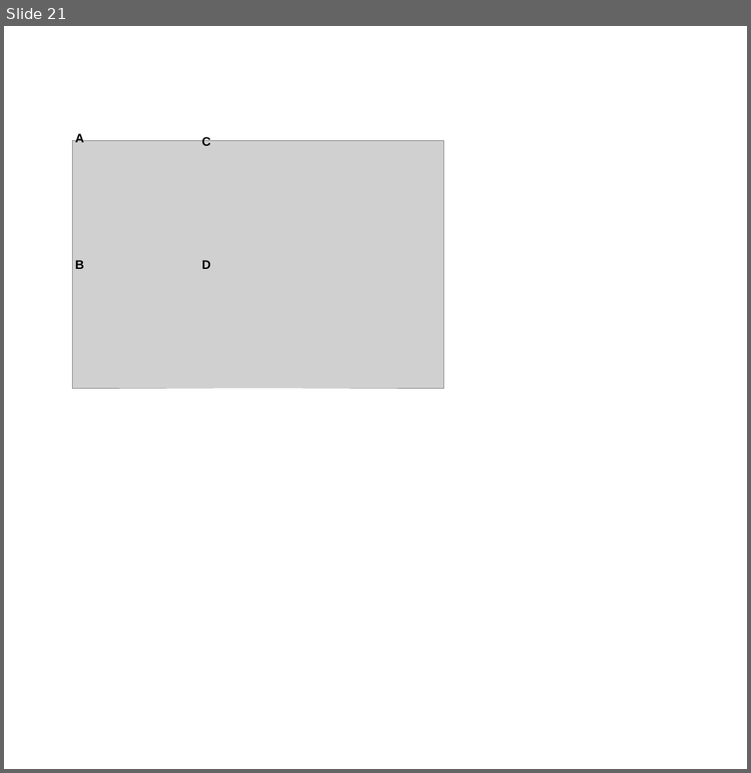
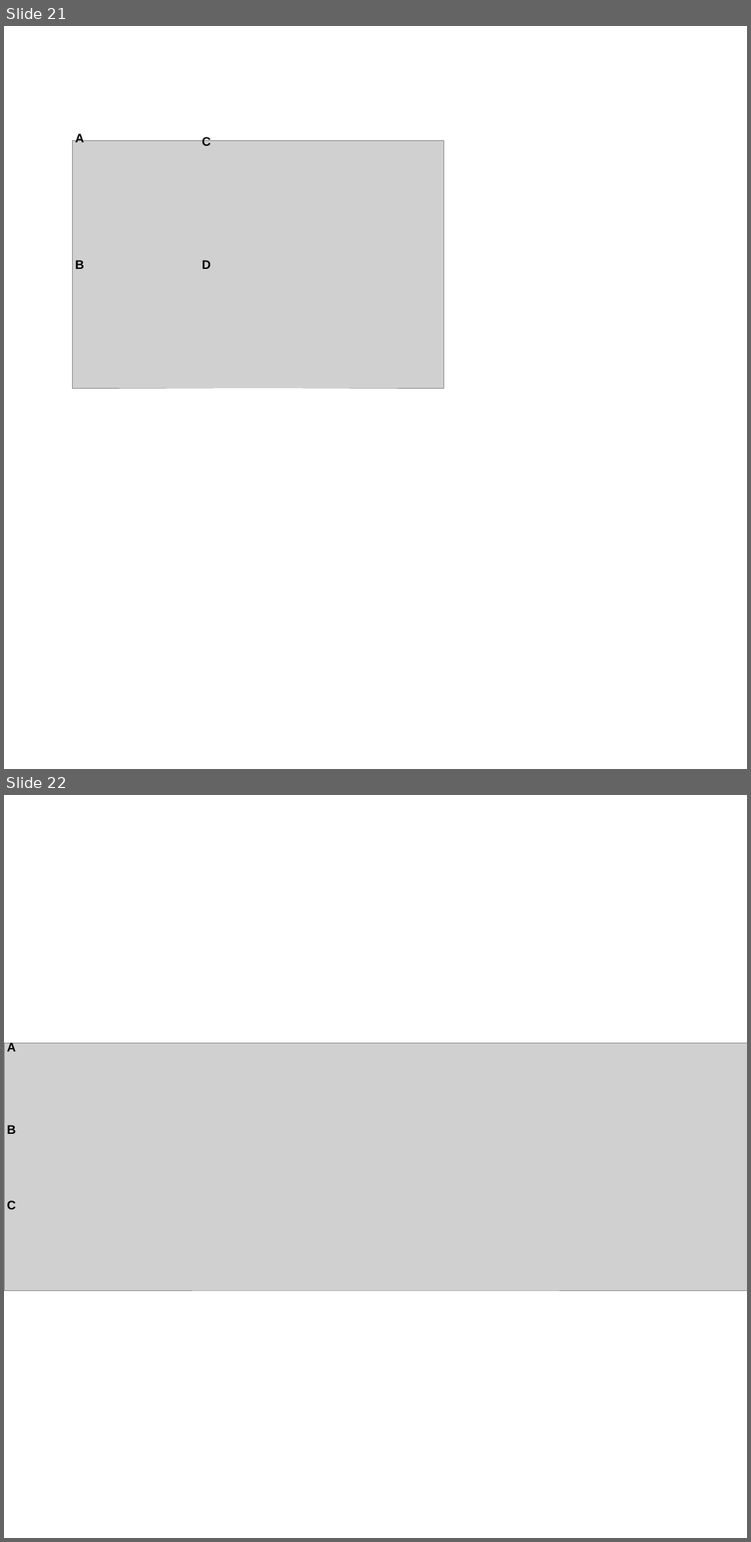
Before and after one commit to jon-mah/demo_for_ccgb, a slide deck: Summary/figures.pptx. Shown one above the other, each under a label of ours: slide 21 before the commit, slides 21 and 22 after it. The pictures are 751x773 and 751x1542 pixels, drawn with LibreOffice and Linux fonts; fonts in the diff are those of the drawing; grey boxes stand for pictures. Boxes give left, top, right and bottom in pixels: in the first picture for what was removed or moved away, otherwise in the second. Text is boxed around its words. In the diff, an @@ line names an element or a change of style, - is before the commit and + after.

```diff
--- a/Summary/figures.pptx
+++ b/Summary/figures.pptx
@@ slide 22 added at (4,795,747,1538), background #FFFFFF @@
@@ picture added at (4,1043,747,1290) @@
@@ text added at (7,1042,16,1051), 30 pt, text #000000, bold @@
+A
@@ text added at (7,1125,16,1134), 30 pt, text #000000, bold @@
+B
@@ text added at (7,1200,16,1209), 30 pt, text #000000, bold @@
+C
```
Also in this commit, not shown: 4 other files.
